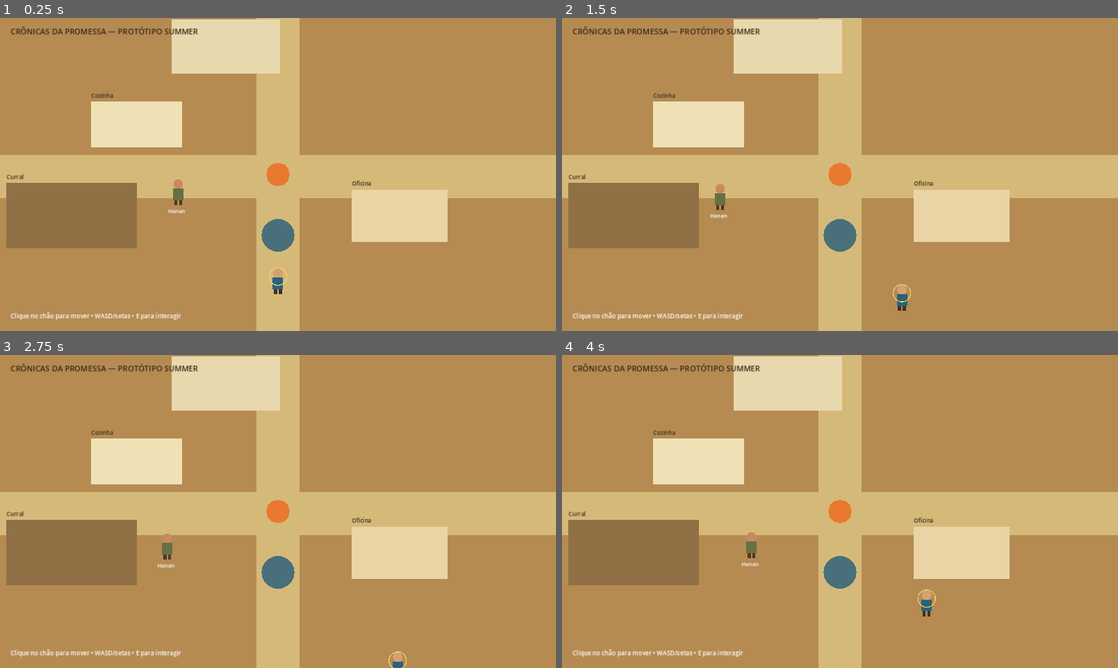
Above: before the commit, frames 1-4 (two rows, left to right).
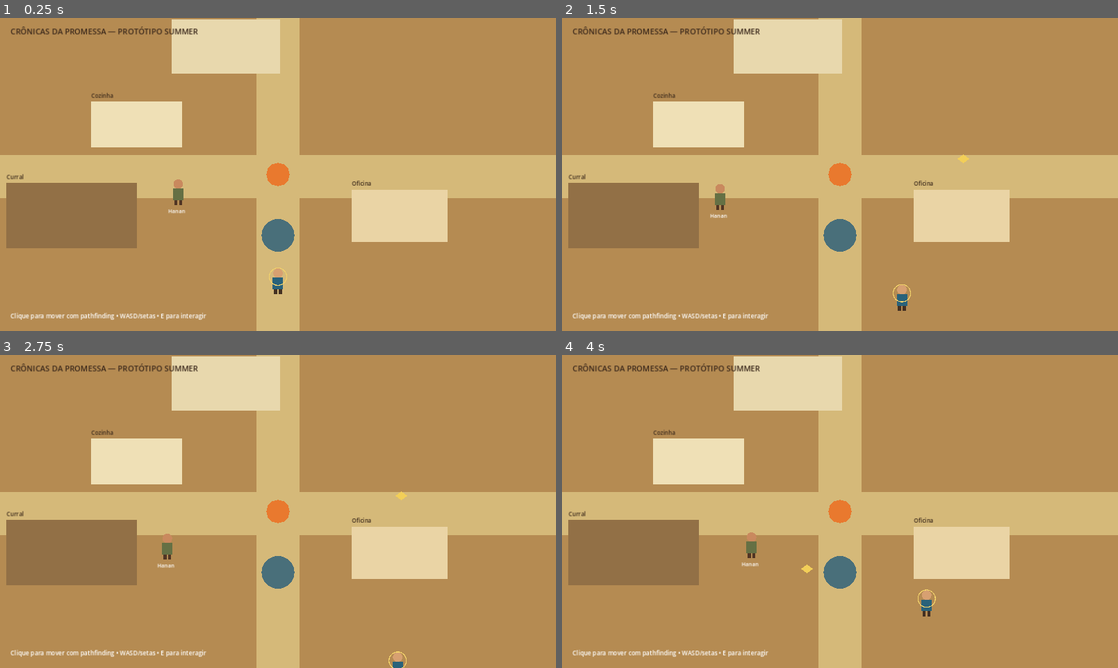
Above: after the commit, the same moments.

Repository: heitoribeiro/cronicas-da-promessa-web
Game: Godot game, scene res://scenes/main.tscn
Two runs of this game, one before a commit and one after it. Both use one fixed random seed, a clock stepped at 60 frames per second and the inputs below.
Inputs (mouse positions are in pixels of both pictures, inside the frame that each line leads up to):
- Up to frame 1 (0.25 s): no input
- Up to frame 2 (1.5 s): tap Enter at 0.5 s; move the mouse to (962, 158) at 0.52 s; hold D 0.53-1.28 s; tap E at 0.6, 1.35 s; click (962, 158) at 0.67 s; move the mouse to (728, 190) at 1.27 s; hold S from 1.28 s (still down)
- Up to frame 3 (2.75 s): move the mouse to (333, 442) at 2.02 s; release S at 2.03 s; hold D from 2.03 s (still down); tap E at 2.1 s
- Up to frame 4 (4 s): move the mouse to (812, 574) at 2.77 s; release D at 2.78 s; hold W 2.78-3.53 s; tap E at 2.85, 3.6 s; click (812, 574) at 2.92 s; move the mouse to (1006, 558) at 3.52 s; hold A from 3.53 s (still down)

The runs differ from the first frame. In frame 1, 0.3% of the frame differs, in the area x 5-38%, y 94-97%; in frame 2, 0.4%, in the area x 5-74%, y 43-97%; in frame 3, 0.4%; in frame 4, 0.4%.

Commit message:
feat: add AStarGrid2D click pathfinding around camp obstacles

Diff:
--- a/summer-prototype/scripts/main.gd
+++ b/summer-prototype/scripts/main.gd
@@ -13,11 +13,17 @@
 var dialogue_text: Label
 var destination_marker: Node2D
 
+const NAV_CELL_SIZE := 24.0
+const NAV_AGENT_PADDING := 22.0
+var navigation_grid := AStarGrid2D.new()
+var navigation_ready := false
+
 var quest_started := false
 var quest_completed := false
 
 func _ready() -> void:
 	_build_world()
+	_build_navigation_grid()
 	_build_ui()
 	_spawn_player()
 	_spawn_hanan()
@@ -98,12 +104,64 @@
 	title.add_theme_color_override("font_color", Color("#3a271a"))
 	add_child(title)
 
+func _build_navigation_grid() -> void:
+	navigation_grid.region = Rect2i(0, 0, int(ceil(1280.0 / NAV_CELL_SIZE)), int(ceil(720.0 / NAV_CELL_SIZE)))
+	navigation_grid.cell_size = Vector2(NAV_CELL_SIZE, NAV_CELL_SIZE)
+	navigation_grid.offset = Vector2(NAV_CELL_SIZE * 0.5, NAV_CELL_SIZE * 0.5)
+	navigation_grid.diagonal_mode = AStarGrid2D.DIAGONAL_MODE_ONLY_IF_NO_OBSTACLES
+	navigation_grid.update()
+
+	_mark_rect_blocked(Vector2(315, 245), Vector2(210, 105), NAV_AGENT_PADDING)
+	_mark_rect_blocked(Vector2(920, 455), Vector2(220, 120), NAV_AGENT_PADDING)
+	_mark_rect_blocked(Vector2(520, 65), Vector2(250, 125), NAV_AGENT_PADDING)
+	_mark_rect_blocked(Vector2(165, 455), Vector2(300, 150), NAV_AGENT_PADDING)
+	_mark_circle_blocked(Vector2(640, 500), 38.0 + NAV_AGENT_PADDING)
+
+	navigation_ready = true
+
+func _mark_rect_blocked(center: Vector2, size: Vector2, padding: float) -> void:
+	var blocked_rect := Rect2(center - size * 0.5, size).grow(padding)
+	for y in range(navigation_grid.region.position.y, navigation_grid.region.end.y):
+		for x in range(navigation_grid.region.position.x, navigation_grid.region.end.x):
+			var cell := Vector2i(x, y)
+			if blocked_rect.has_point(navigation_grid.get_point_position(cell)):
+				navigation_grid.set_point_solid(cell, true)
+
+func _mark_circle_blocked(center: Vector2, radius: float) -> void:
+	for y in range(navigation_grid.region.position.y, navigation_grid.region.end.y):
+		for x in range(navigation_grid.region.position.x, navigation_grid.region.end.x):
+			var cell := Vector2i(x, y)
+			if navigation_grid.get_point_position(cell).distance_to(center) <= radius:
+				navigation_grid.set_point_solid(cell, true)
+
+func _world_to_grid(world_position: Vector2) -> Vector2i:
+	var x := int(floor(world_position.x / NAV_CELL_SIZE))
+	var y := int(floor(world_position.y / NAV_CELL_SIZE))
+	x = clampi(x, navigation_grid.region.position.x, navigation_grid.region.end.x - 1)
+	y = clampi(y, navigation_grid.region.position.y, navigation_grid.region.end.y - 1)
+	return Vector2i(x, y)
+
+func _nearest_walkable_cell(origin: Vector2i) -> Vector2i:
+	if navigation_grid.is_in_boundsv(origin) and not navigation_grid.is_point_solid(origin):
+		return origin
+
+	for radius in range(1, 7):
+		for y_offset in range(-radius, radius + 1):
+			for x_offset in range(-radius, radius + 1):
+				if abs(x_offset) != radius and abs(y_offset) != radius:
+					continue
+				var candidate := origin + Vector2i(x_offset, y_offset)
+				if navigation_grid.is_in_boundsv(candidate) and not navigation_grid.is_point_solid(candidate):
+					return candidate
+
+	return Vector2i(-1, -1)
+
 func _build_ui() -> void:
 	var canvas := CanvasLayer.new()
 	add_child(canvas)
 
 	var instructions := Label.new()
-	instructions.text = "Clique no chão para mover • WASD/setas • E para interagir"
+	instructions.text = "Clique para mover com pathfinding • WASD/setas • E para interagir"
 	instructions.position = Vector2(24, 675)
 	instructions.add_theme_font_size_override("font_size", 14)
 	instructions.add_theme_color_override("font_color", Color.WHITE)
@@ -153,6 +211,7 @@
 	player = PlayerScript.new()
 	player.name = "Player"
 	player.global_position = Vector2(640, 595)
+	player.navigation_requested.connect(_on_navigation_requested)
 	player.destination_changed.connect(_on_destination_changed)
 	player.destination_reached.connect(_on_destination_reached)
 	player.destination_failed.connect(_on_destination_failed)
@@ -192,6 +251,33 @@
 
 	add_child(destination_marker)
 
+func _on_navigation_requested(world_position: Vector2) -> void:
+	if not navigation_ready or player == null:
+		return
+
+	var requested_cell := _world_to_grid(world_position)
+	var destination_cell := _nearest_walkable_cell(requested_cell)
+	if destination_cell == Vector2i(-1, -1):
+		player.set_navigation_path(PackedVector2Array(), world_position)
+		return
+
+	var start_cell := _nearest_walkable_cell(_world_to_grid(player.global_position))
+	if start_cell == Vector2i(-1, -1):
+		player.set_navigation_path(PackedVector2Array(), world_position)
+		return
+
+	var cell_path := navigation_grid.get_id_path(start_cell, destination_cell, true)
+	if cell_path.is_empty():
+		player.set_navigation_path(PackedVector2Array(), world_position)
+		return
+
+	var point_path := PackedVector2Array()
+	for cell in cell_path:
+		point_path.append(navigation_grid.get_point_position(cell))
+
+	var resolved_target := navigation_grid.get_point_position(destination_cell)
+	player.set_navigation_path(point_path, resolved_target)
+
 func _on_destination_changed(world_position: Vector2) -> void:
 	destination_marker.global_position = world_position
 	destination_marker.modulate = Color.WHITE
